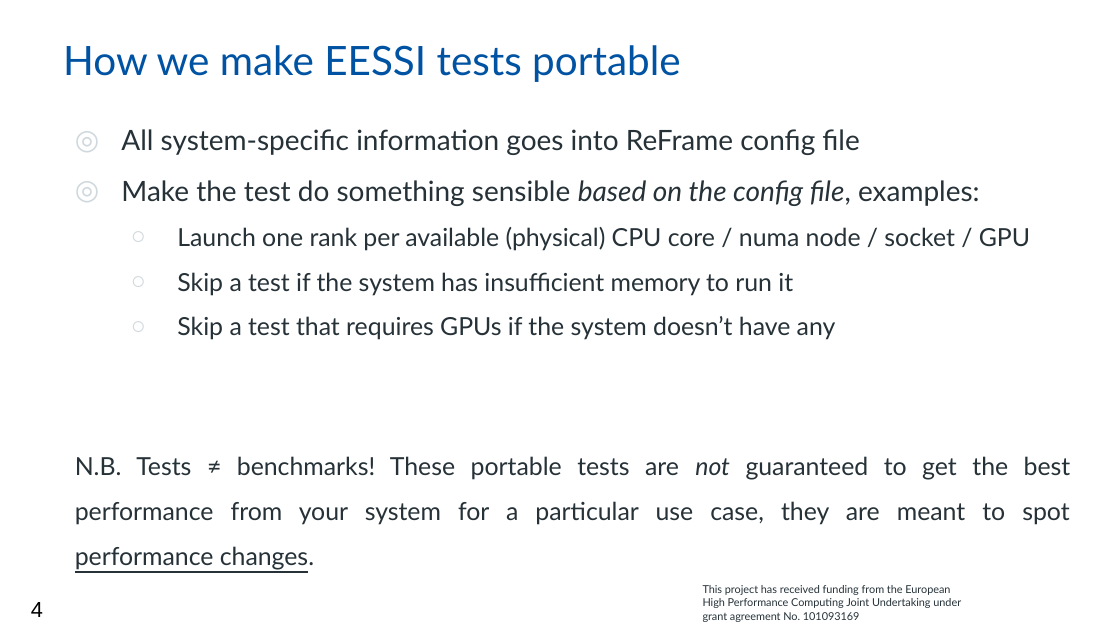
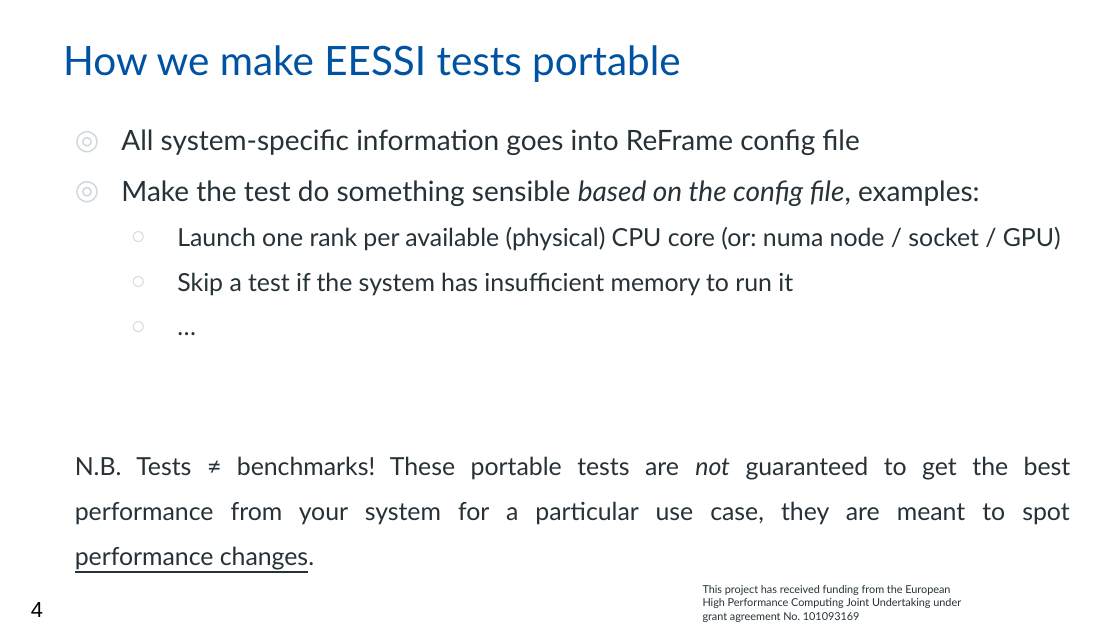
Before and after one commit to casparvl/EUM25, a slide deck: slide 4 of 2025-03 - EESSI test suite at EUM25.pptx. Drawn at 1120x630 pixels with LibreOffice and Linux fonts; fonts in the diff are those of the drawing; background and template pictures are left out. Boxes give left, top, right and bottom in pixels: in the first picture for what was removed or moved away, otherwise in the second. Text is boxed around its words. In the diff, an @@ line names an element or a change of style, - is before the commit and + after.

```diff
--- a/2025-03 - EESSI test suite at EUM25.pptx
+++ b/2025-03 - EESSI test suite at EUM25.pptx
@@ text at (177,227,1061,251): text changed @@
-  ○ Launch one rank per available (physical) CPU core / numa node / socket / GPU
+  ○ Launch one rank per available (physical) CPU core (or: numa node / socket / GPU)
@@ text at (177,316,836,340): text changed @@
-  ○ Skip a test that requires GPUs if the system doesn’t have any
+  ○ …
```
Also in this commit, not shown: 6 other slides changed, 1 other file.
